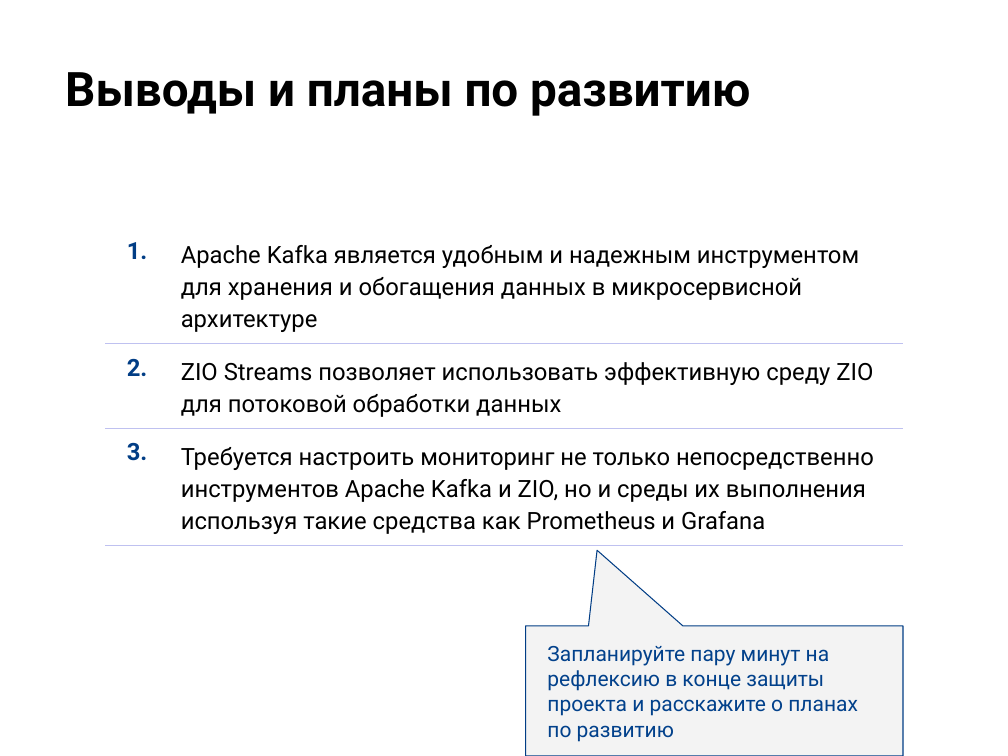
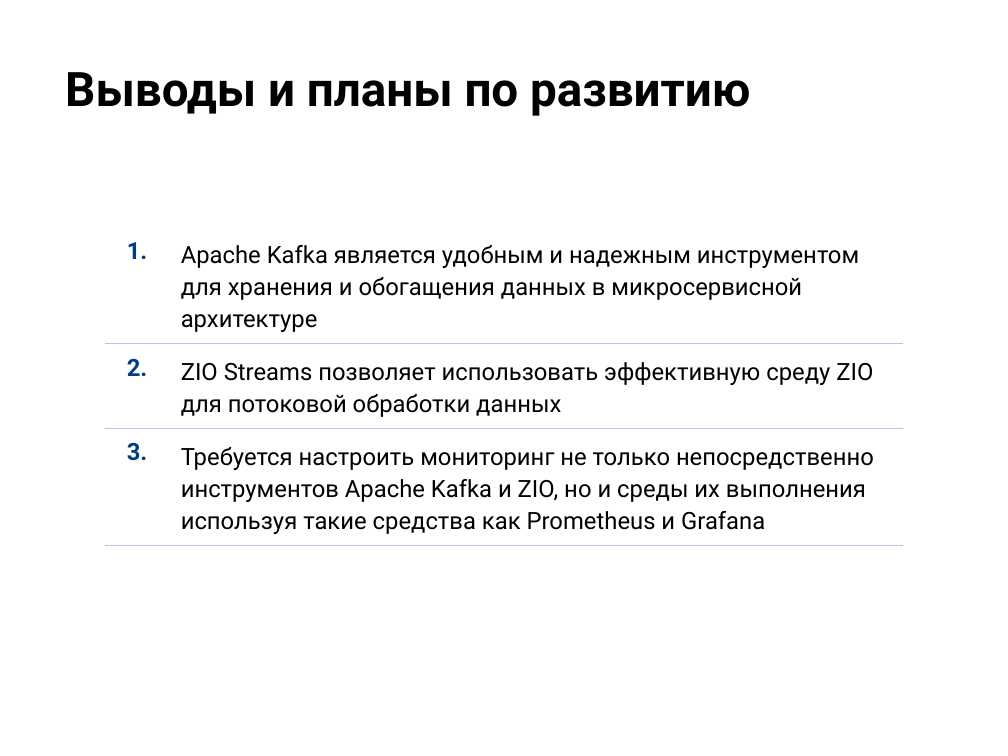
Before and after one commit to AlekseyFilatov/-OTUS_hw_kafka, a slide deck: slide 15 of project/Защита_проекта_Микросервис_на_основе_Apache_Kafka.pptx. Drawn at 1008x756 pixels with LibreOffice and Linux fonts; fonts in the diff are those of the drawing; background and template pictures are left out. Boxes give left, top, right and bottom in pixels: in the first picture for what was removed or moved away, otherwise in the second. Text is boxed around its words. In the diff, an @@ line names an element or a change of style, - is before the commit and + after.

```diff
--- a/project/Защита_проекта_Микросервис_на_основе_Apache_Kafka.pptx
+++ b/project/Защита_проекта_Микросервис_на_основе_Apache_Kafka.pptx
@@ speech box removed at (525,626,902,756) @@
-Запланируйте пару минут на рефлексию в конце защиты проекта и расскажите о планах по развитию
```
Also in this commit, not shown: 4 other slides changed, 1 other file.
